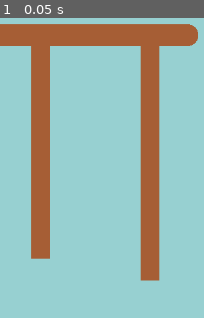
Above: before the commit, frame 1.
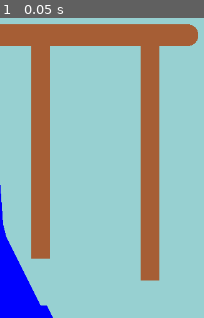
Above: after the commit, the same moment.

Repository: Sfven/something-fish-related
Game: Godot game, scene res://main.tscn
Same seed, same stepped clock (60 frames per second), same inputs: the game is played once before the commit and once after it.
Inputs:
- Up to frame 1 (0.05 s): no input

The runs differ from the first frame. In frame 1, 3.9% of the frame differs, in the area x 0-26%, y 55-100%.

Commit message:
Added Sand

Diff:
--- a/main.gd
+++ b/main.gd
@@ -3,6 +3,29 @@
 
 func _process(_delta):
 	queue_redraw()
+	pass
+
+var coords_head : Array = [
+	[ 0, 500],  [ 5, 570 ],
+	[ 10,590 ], [ 15,600 ],
+	[ 20,610 ],  [ 25,620 ],
+	[ 30,630 ], [ 35,640 ],
+	[40,650], [45,660 ],
+	[ 50,670 ],  [55,680],
+	[60,690 ],  [65,700],
+	[ 70,700 ],  [ 75,700 ],
+	[ 80,710 ],  [ 85, 720 ],
+	[ 0,720 ]
+]
+
+var head : PackedVector2Array
+
+func float_array_to_Vector2Array(coords : Array) -> PackedVector2Array:
+	# Convert the array of floats into a PackedVector2Array.
+	var array : PackedVector2Array = []
+	for coord in coords:
+		array.append(Vector2(coord[0], coord[1]))
+	return array
 
 func _draw():
 	draw_rect(Rect2(0.0,0.0,1280,720),Color8(151,208,209,255))
@@ -10,3 +33,7 @@
 	draw_circle(Vector2(300,267.5), 17.5, Color8(166,94,53,255))
 	draw_rect(Rect2(50,250.0,30, 375),Color8(166,94,53,255))
 	draw_rect(Rect2(225,250.0,30, 410),Color8(166,94,53,255))
+
+	head = float_array_to_Vector2Array(coords_head);
+
+	draw_polygon(head, [Color.BLUE])
--- a/main.tscn
+++ b/main.tscn
@@ -7,7 +7,7 @@
 script = ExtResource("1_75f32")
 
 [node name="BasicBackgroundWoWater" type="Polygon2D" parent="."]
-position = Vector2(1955, 653)
+position = Vector2(1975, 352)
 texture = ExtResource("2_tlmb5")
 polygon = PackedVector2Array(640, 360, -640, 360, -640, -360, 640, -360)
 uv = PackedVector2Array(1280, 720, 0, 720, 0, 0, 1280, 0)
